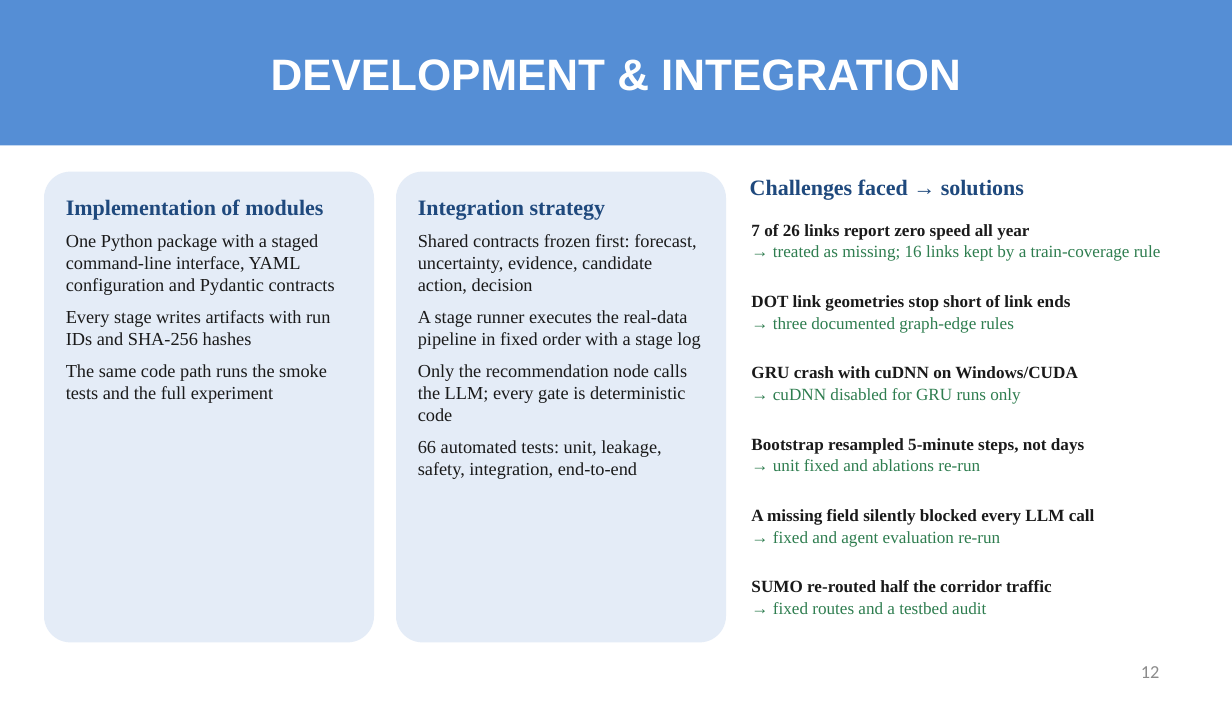
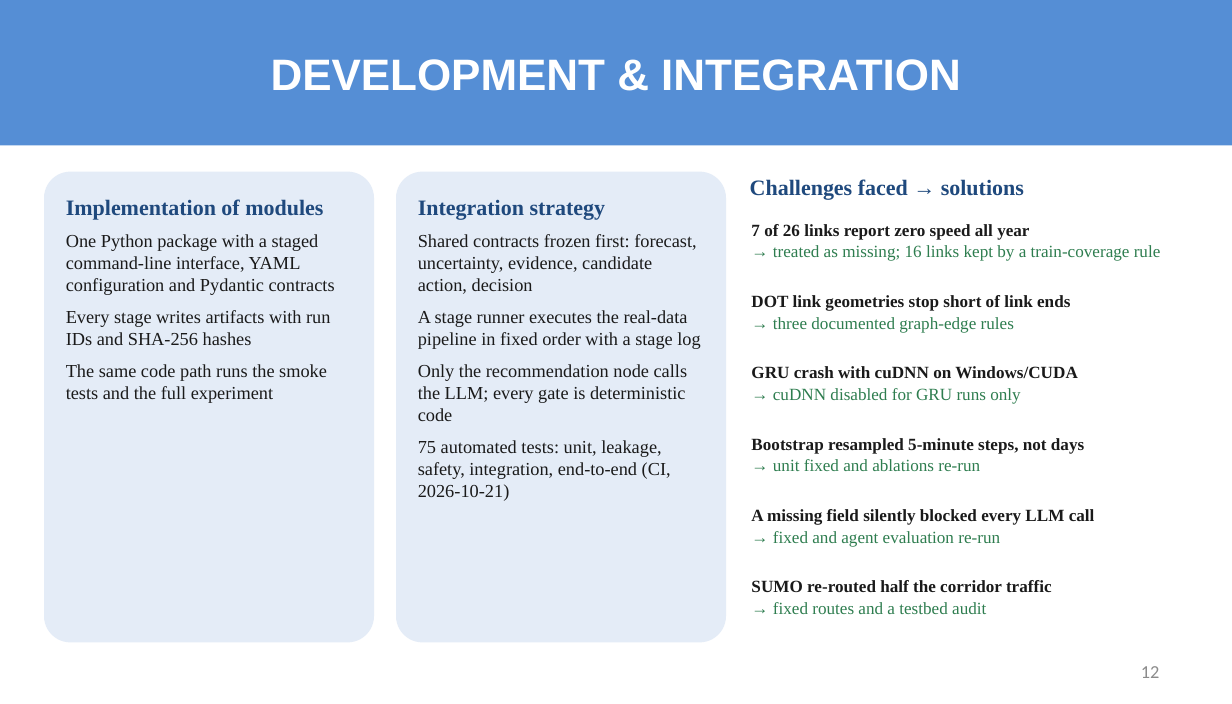
Before and after one commit to sricharansk/Major-Project, a slide deck: slide 12 of presentation/Final_Review_S_K_Sricharan_25MML1010.pptx. Drawn at 1232x704 pixels with LibreOffice and Linux fonts; fonts in the diff are those of the drawing. Boxes give left, top, right and bottom in pixels: in the first picture for what was removed or moved away, otherwise in the second. Text is boxed around its words. In the diff, an @@ line names an element or a change of style, - is before the commit and + after.

```diff
--- a/presentation/Final_Review_S_K_Sricharan_25MML1010.pptx
+++ b/presentation/Final_Review_S_K_Sricharan_25MML1010.pptx
@@ text in rounded rectangle at [418,440,671,501]: text changed @@
-66 automated tests: unit, leakage, safety, integration, end-to-end
+75 automated tests: unit, leakage, safety, integration, end-to-end (CI, 2026-10-21)
```
Also in this commit, not shown: 1 other slide changed, 5 other files.
